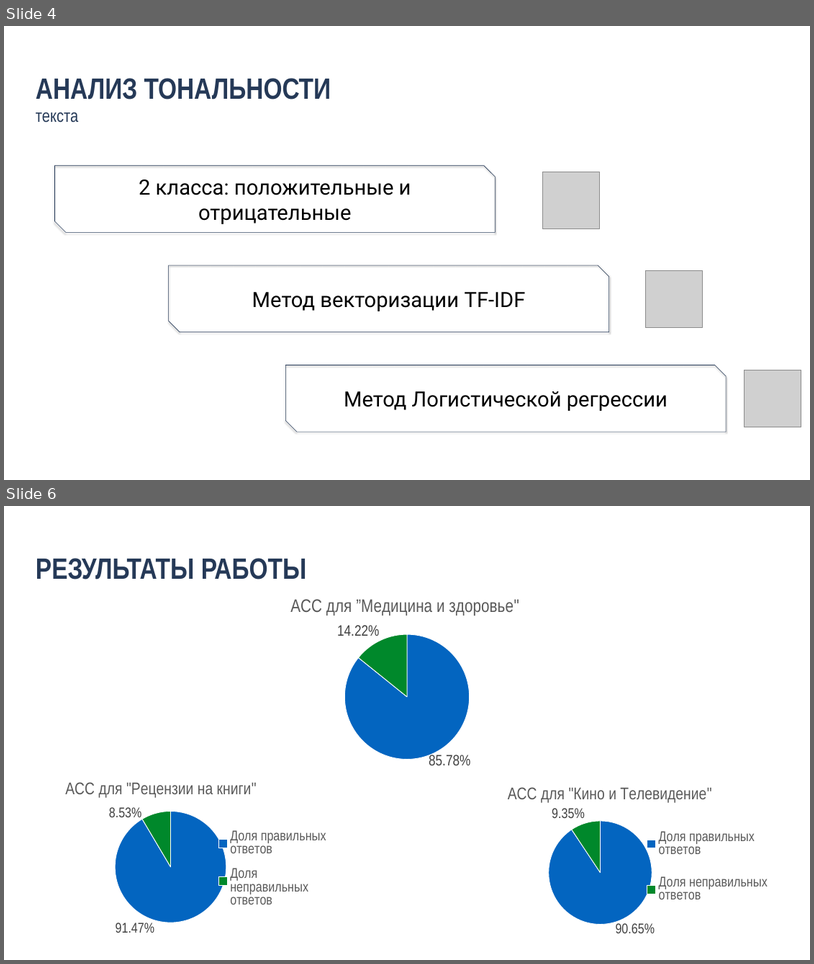
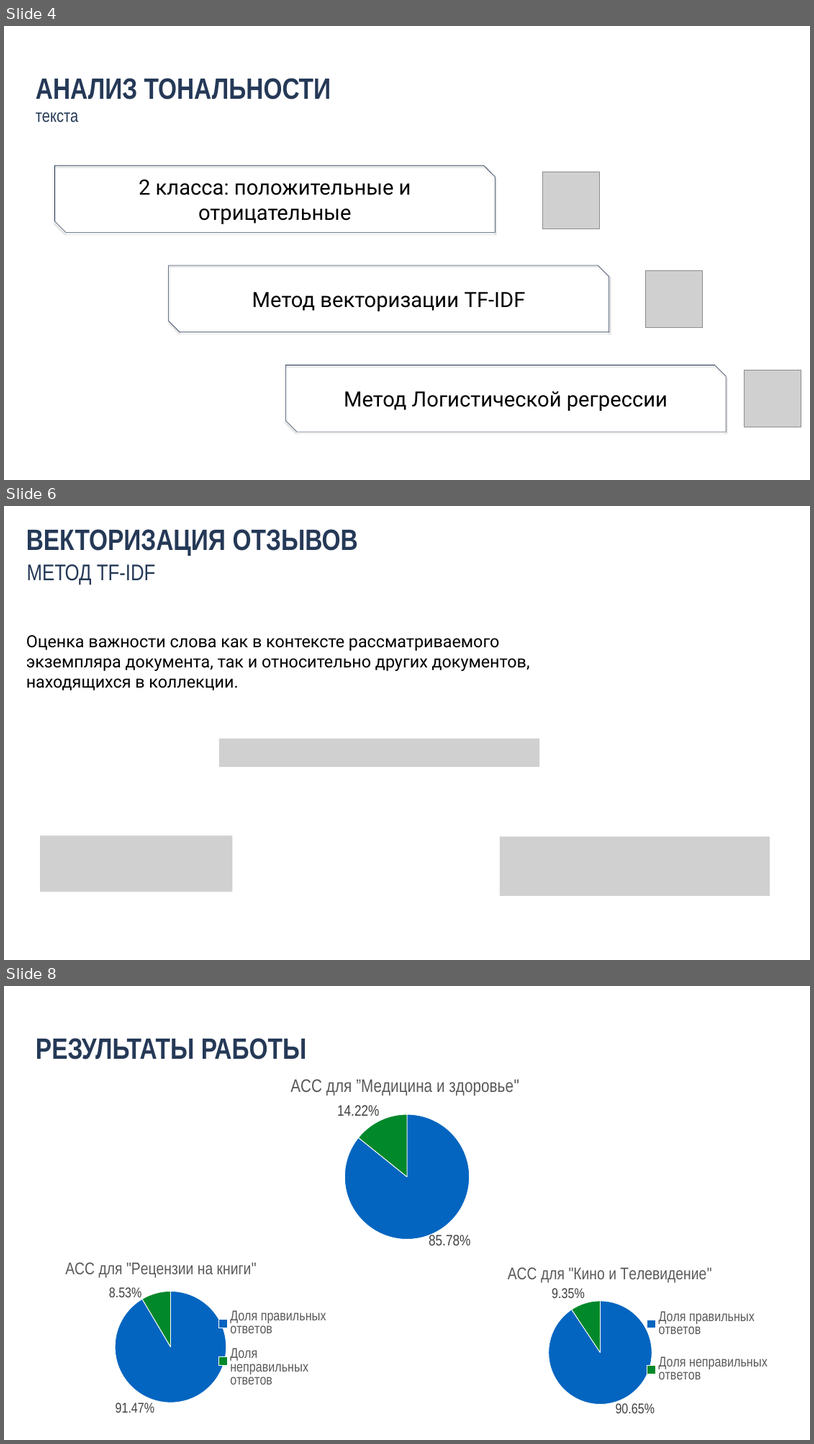
Before and after one commit to pekshin/kursach, a slide deck: Documents/Курсовая работа/Pekhterev_D.pptx. Shown one above the other, each under a label of ours: slides 4 and 6 before the commit, slides 4, 6 and 8 after it; the slides between them are not shown. The pictures are 814x964 and 814x1444 pixels, drawn with LibreOffice and Linux fonts; fonts in the diff are those of the drawing; grey boxes stand for pictures. Boxes give left, top, right and bottom in pixels: in the first picture for what was removed or moved away, otherwise in the second. Text is boxed around its words. In the diff, an @@ line names an element or a change of style, - is before the commit and + after.

```diff
--- a/Documents/Курсовая работа/Pekhterev_D.pptx
+++ b/Documents/Курсовая работа/Pekhterev_D.pptx
@@ slide 6 added at [4, 506, 810, 960], background #FFFFFF @@
@@ text added at [26, 529, 358, 556], 70 pt, text #253957, bold @@
+ВЕКТОРИЗАЦИЯ ОТЗЫВОВ
@@ text added at [27, 564, 156, 585], 54 pt, text #253957 @@
+МЕТОД TF-IDF
@@ text added at [26, 635, 530, 690], 40 pt, text #000000 @@
+Оценка важности слова как в контексте рассматриваемого экземпляра документа, так и относительно других документов, находящихся в коллекции.
@@ picture added at [219, 739, 540, 767] @@
@@ picture added at [40, 835, 232, 891] @@
@@ picture added at [500, 836, 769, 896] @@
@@ what was slide 6 is now slide 8 @@
```
Also in this commit, not shown: 2 slides changed, 5 other slides added, 2 slides removed, 7 other files.
